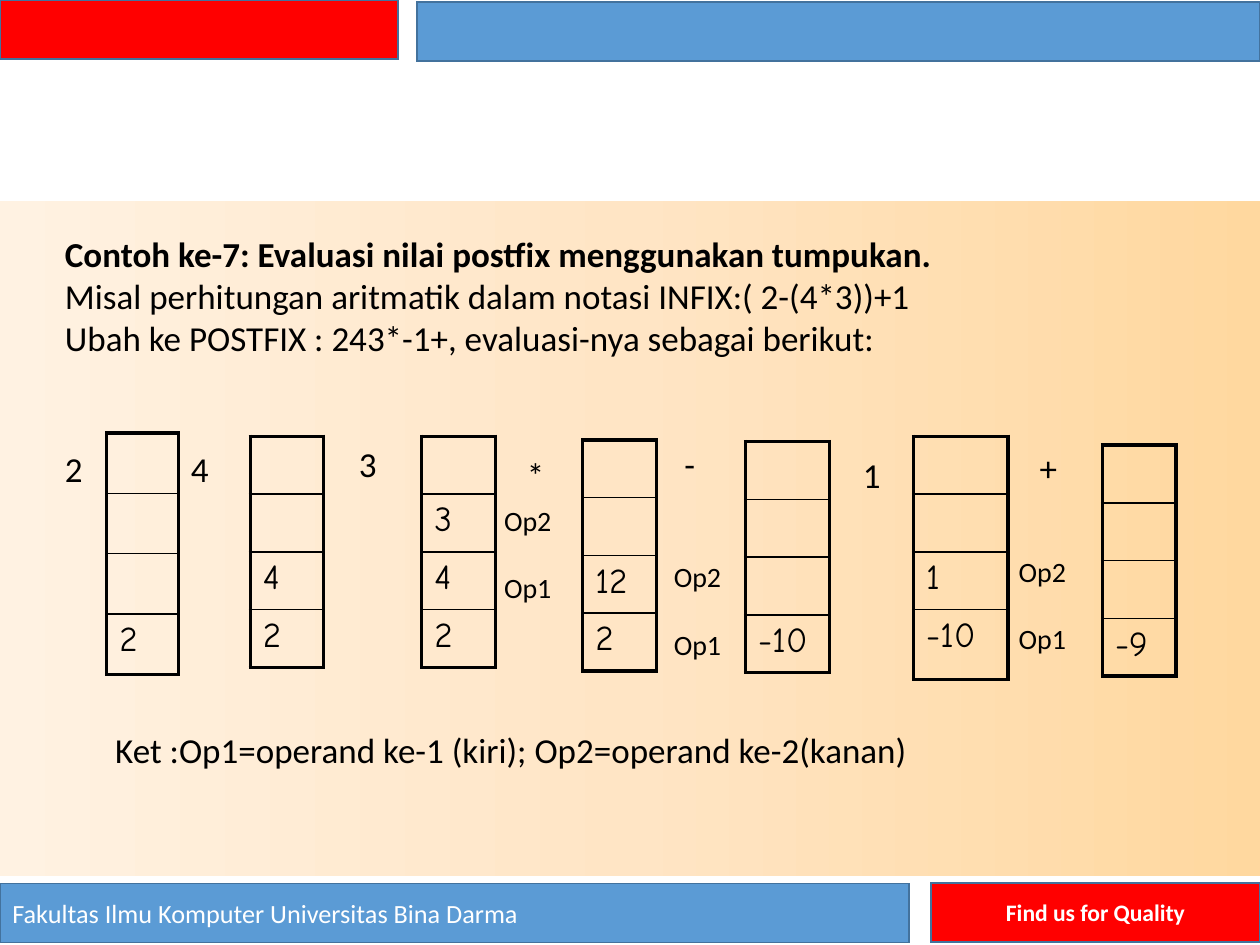
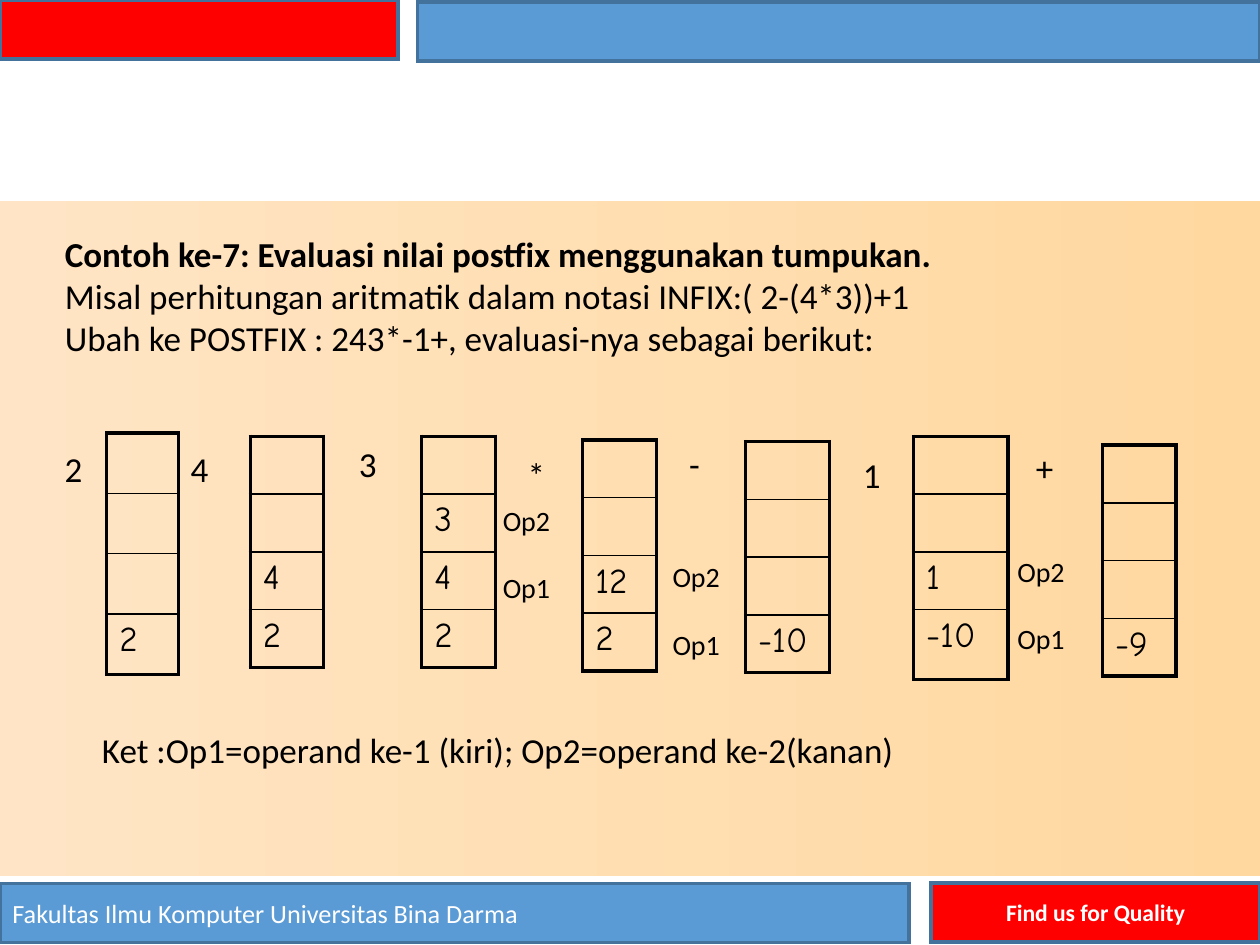
Before and after one commit to ekovegeance-com/docs, a slide deck: slide 18 of Semester 2/Struktur data dan Algoritma lanjutan/SD4-STACK (Tumpukan).pptx. Drawn at 1260x945 pixels with LibreOffice and Linux fonts; fonts in the diff are those of the drawing; background and template pictures are left out. Boxes give left, top, right and bottom in pixels: in the first picture for what was removed or moved away, otherwise in the second. Text is boxed around its words. In the diff, an @@ line names an element or a change of style, - is before the commit and + after.

```diff
--- a/Semester 2/Struktur data dan Algoritma lanjutan/SD4-STACK (Tumpukan).pptx
+++ b/Semester 2/Struktur data dan Algoritma lanjutan/SD4-STACK (Tumpukan).pptx
@@ rectangle at <box>417,3,1260,62</box>: outline #43739E 1 pt to #43729D 2 pt @@
@@ rectangle at <box>0,202,1260,877</box>: fill gradient #FFD8A0 to #FFE6C5 to #FFF2E3 to gradient #FFD89F to #FFE5C5 @@
@@ table at <box>107,433,179,675</box> @@
@@ borders changed @@
@@ table at <box>251,436,324,667</box> @@
@@ borders changed @@
@@ table at <box>422,436,495,667</box> @@
@@ borders changed @@
@@ table at <box>583,440,656,670</box> @@
@@ borders changed @@
@@ text "-" rewrapped from <box>672,436,718,490</box> to <box>677,436,714,490</box> @@
@@ table at <box>746,442,830,673</box> @@
@@ borders changed @@
@@ text "+" rewrapped from <box>1027,440,1074,494</box> to <box>1023,440,1077,494</box> @@
@@ text "Ket :Op1=operand ke-1 (kiri); Op2=operand ...": place and size @@
-text "Ket :Op1=operand ke-1 (kiri); Op2=operand ..." at <box>115,737,907,769</box>
+text "Ket :Op1=operand ke-1 (kiri); Op2=operand ..." at <box>102,737,893,769</box>
```
Also in this commit, not shown: 28 other slides changed, 2 other files.
